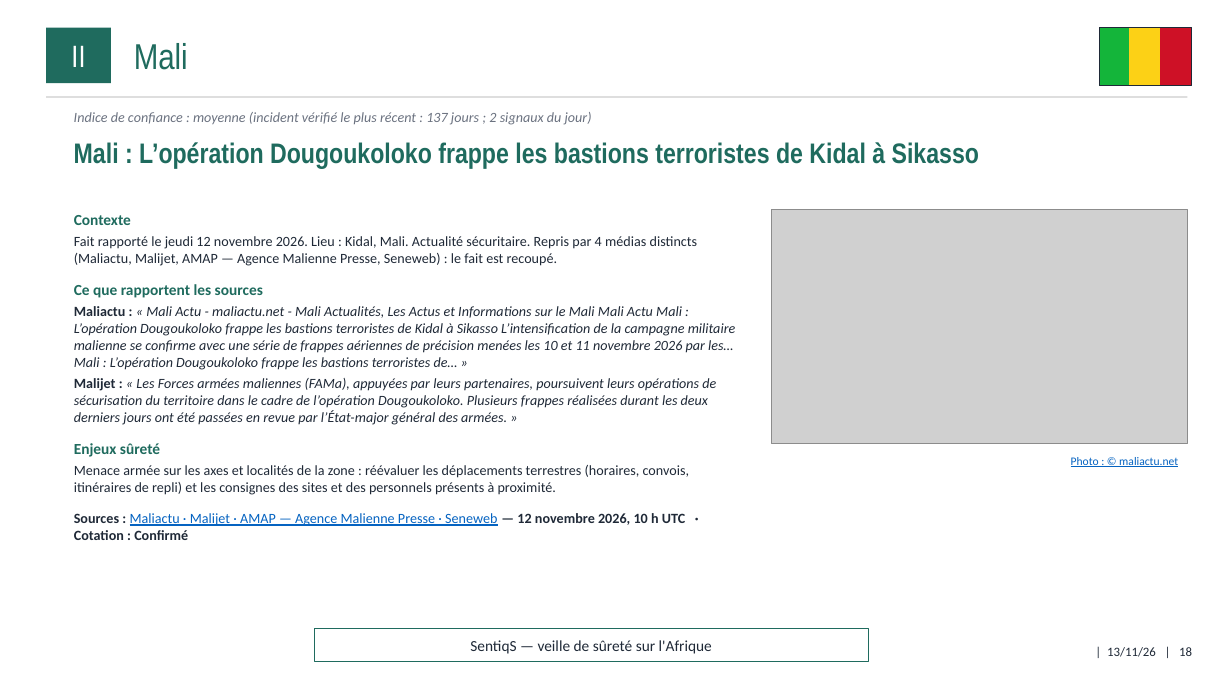
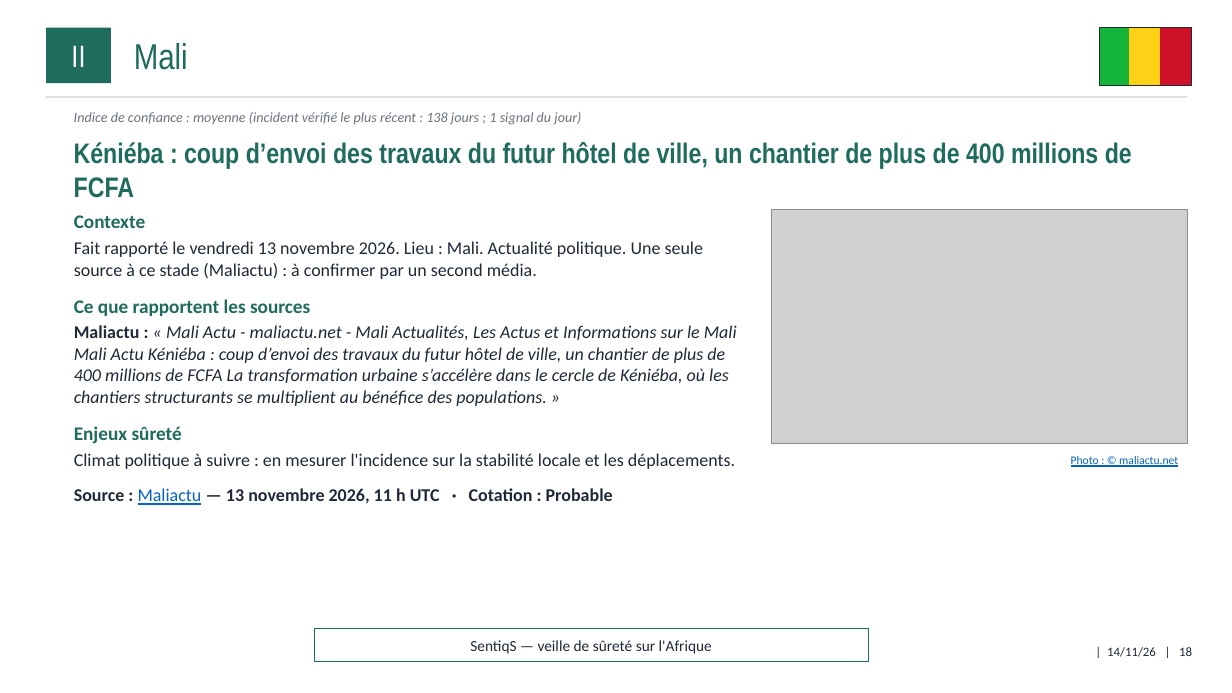
Before and after one commit to ytl1-ops/SentiqS, a slide deck: slide 18 of web/rapports/mensuel/2026-11.pptx. Drawn at 1232x693 pixels with LibreOffice and Linux fonts; fonts in the diff are those of the drawing; grey boxes stand for pictures. Boxes give left, top, right and bottom in pixels: in the first picture for what was removed or moved away, otherwise in the second. Text is boxed around its words. In the diff, an @@ line names an element or a change of style, - is before the commit and + after.

```diff
--- a/web/rapports/mensuel/2026-11.pptx
+++ b/web/rapports/mensuel/2026-11.pptx
@@ text at (74, 112, 581, 125): text changed @@
-Indice de confiance : moyenne (incident vérifié le plus récent : 137 jours ; 2 signaux du jour)
+Indice de confiance : moyenne (incident vérifié le plus récent : 138 jours ; 1 signal du jour)
@@ text at (74, 142, 1132, 198): text changed @@
-Mali : L’opération Dougoukoloko frappe les bastions terroristes de Kidal à Sikasso
+Kéniéba : coup d’envoi des travaux du futur hôtel de ville, un chantier de plus de 400 millions de FCFA
@@ text at (74, 215, 310, 444): size 12 to 15 pt in "Contexte", "Ce que rapportent les sources", "Enjeux sûreté" @@
@@ text at (74, 241, 703, 279): text changed; size 11 to 14 pt @@
-Fait rapporté le jeudi 12 novembre 2026. Lieu : Kidal, Mali. Actualité sécuritaire. Repris par 4 médias distincts (Maliactu, Malijet, AMAP — Agence Malienne Presse, Seneweb) : le fait est recoupé.
+Fait rapporté le vendredi 13 novembre 2026. Lieu : Mali. Actualité politique. Une seule source à ce stade (Maliactu) : à confirmer par un second média.
@@ text at (74, 325, 737, 406): text changed; size 11 to 14 pt @@
-Maliactu : « Mali Actu - maliactu.net - Mali Actualités, Les Actus et Informations sur le Mali Mali Actu Mali : L’opération Dougoukoloko frappe les bastions terroristes de Kidal à Sikasso L’intensification de la campagne militaire malienne se confirme avec une série de frappes aériennes de précision menées les 10 et 11 novembre 2026 par les… Mali : L’opération Dougoukoloko frappe les bastions terroristes de… »
-Malijet : « Les Forces armées maliennes (FAMa), appuyées par leurs partenaires, poursuivent leurs opérations de sécurisation du territoire dans le cadre de l’opération Dougoukoloko. Plusieurs frappes réalisées durant les deux derniers jours ont été passées en revue par l’État-major général des armées. »
+Maliactu : « Mali Actu - maliactu.net - Mali Actualités, Les Actus et Informations sur le Mali Mali Actu Kéniéba : coup d’envoi des travaux du futur hôtel de ville, un chantier de plus de 400 millions de FCFA La transformation urbaine s’accélère dans le cercle de Kéniéba, où les chantiers structurants se multiplient au bénéfice des populations. »
@@ text at (74, 453, 735, 505): text changed; size 11 to 14 pt @@
-Menace armée sur les axes et localités de la zone : réévaluer les déplacements terrestres (horaires, convois, itinéraires de repli) et les consignes des sites et des personnels présents à proximité.
-Sources : Maliactu · Malijet · AMAP — Agence Malienne Presse · Seneweb — 12 novembre 2026, 10 h UTC · Cotation : Confirmé
+Climat politique à suivre : en mesurer l'incidence sur la stabilité locale et les déplacements.
+Source : Maliactu — 13 novembre 2026, 11 h UTC · Cotation : Probable
@@ text at (1107, 647, 1192, 657): text changed @@
-| 13/11/26 | 18
+| 14/11/26 | 18
```
Also in this commit, not shown: 41 other slides changed, 11 other files.
